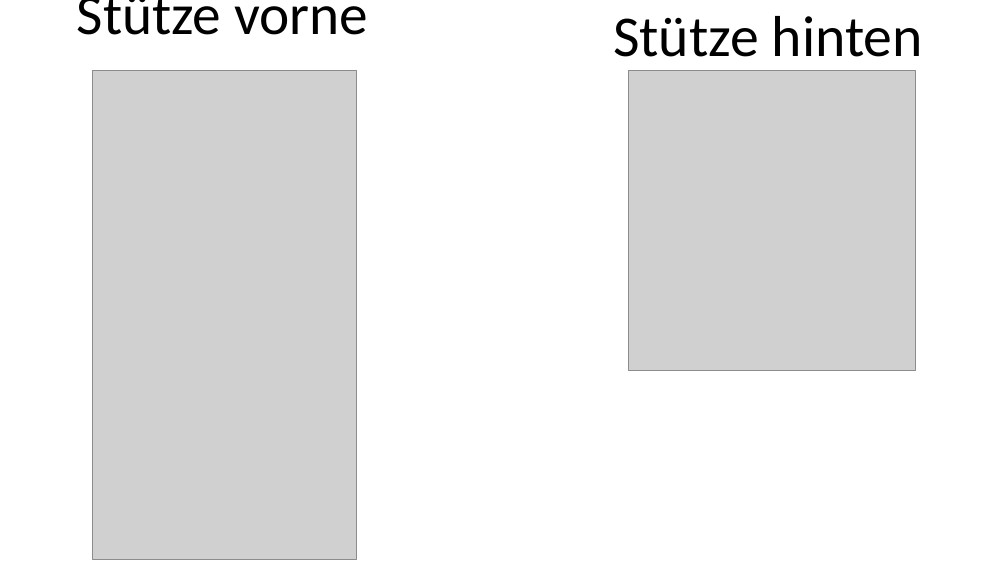
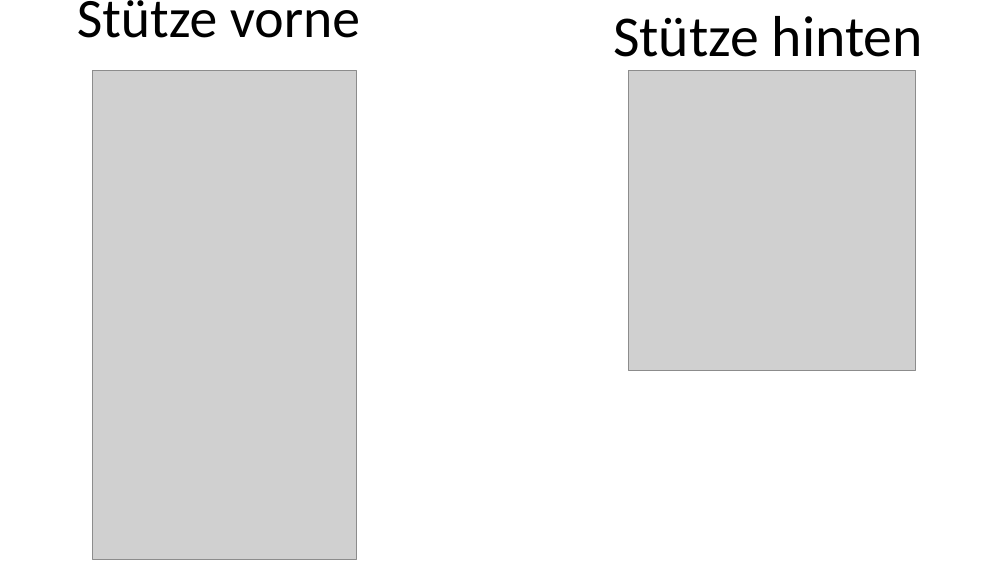
Before and after one commit to Katzenfuetterungsanlage/fuettr_prototype, a slide deck: slide 12 of Diplomarbeit/Powerpoint/Pichler.odp. Drawn at 1008x567 pixels with LibreOffice and Linux fonts; fonts in the diff are those of the drawing; grey boxes stand for pictures. Boxes give left, top, right and bottom in pixels: in the first picture for what was removed or moved away, otherwise in the second. Text is boxed around its words. In the diff, an @@ line names an element or a change of style, - is before the commit and + after.

Commit message:
pp

```diff
--- a/Diplomarbeit/Powerpoint/Pichler.odp
+++ b/Diplomarbeit/Powerpoint/Pichler.odp
@@ title "Stütze vorne" at (77,0,360,38): size 54.6 to 53 pt; line spacing 0.7 to 0.8 @@
```
Also in this commit, not shown: 2 other slides changed.
